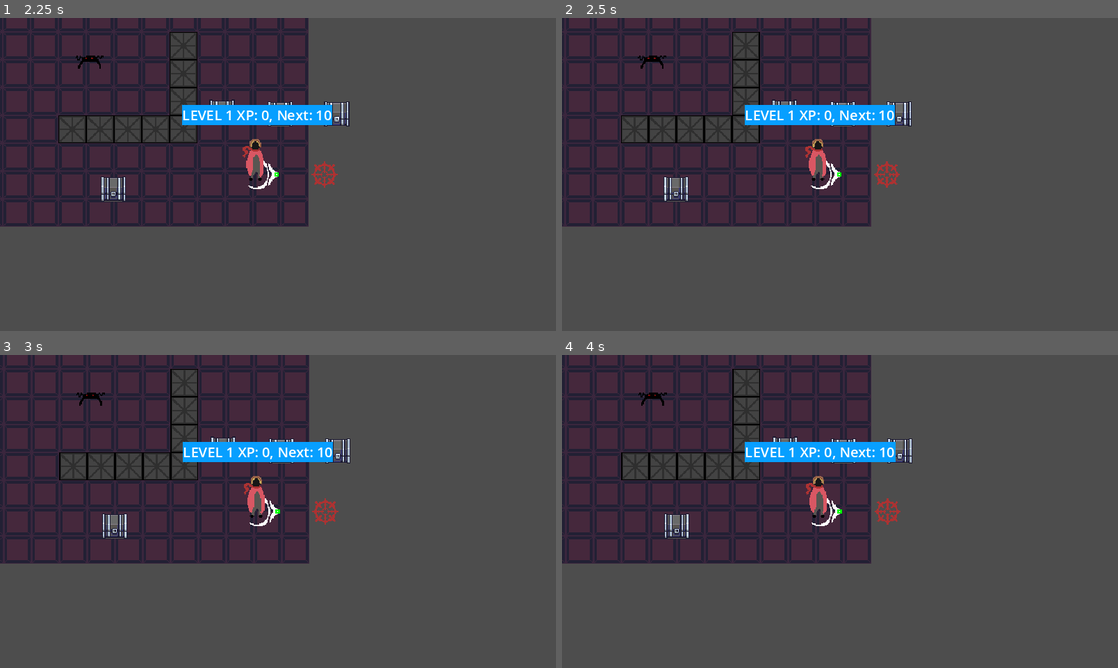
Above: before the commit, frames 1-4 (two rows, left to right).
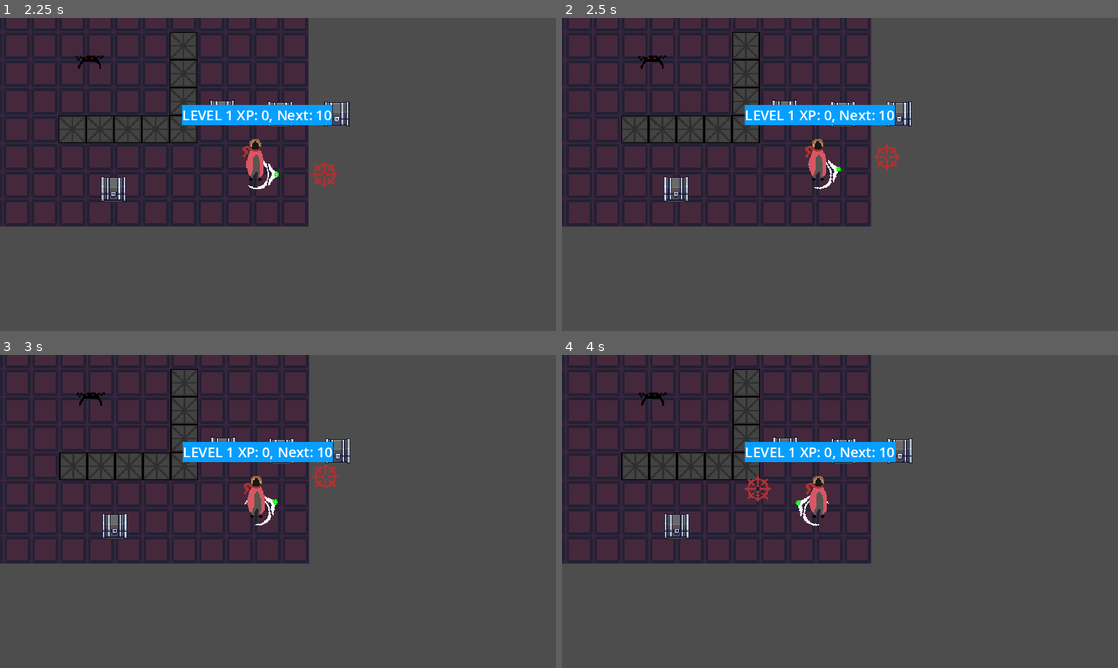
Above: after the commit, the same moments.

Repository: ArmanAmeri/9-Days-To-Live
Game: Godot game, scene res://Scenes/Main/scene_manager.tscn
Two runs of this game, one before a commit and one after it. Both use one fixed random seed, a clock stepped at 60 frames per second and the inputs below.
Inputs (mouse positions are in pixels of both pictures, inside the frame that each line leads up to):
- Up to frame 1 (2.25 s): tap Enter at 0.5 s; move the mouse to (400, 158) at 0.52 s; hold A (a) 0.53-1.28 s; tap D (d) at 0.8, 1.35 s; move the mouse to (166, 190) at 1.27 s; tap E (e) at 1.55 s; move the mouse to (333, 105) at 2.02 s; hold E (e) from 2.03 s (still down)
- Up to frame 2 (2.5 s): keep holding E (e); tap I (i) at 2.3 s
- Up to frame 3 (3 s): move the mouse to (250, 574) at 2.77 s; release E (e) at 2.78 s; tap I (i) at 2.85 s
- Up to frame 4 (4 s): tap J (j) at 3.05 s; tap Space (dash) at 3.5 s; move the mouse to (1006, 558) at 3.52 s; hold J (j) from 3.53 s (still down); tap K (k) at 3.8 s

Frame 1 is identical in both runs. In frame 2, 0.3% of the frame differs, in the area x 44-61%, y 40-55%; in frame 3, 0.4%; in frame 4, 0.5%, in the area x 32-61%, y 38-55%.
Error after the commit: Invalid call. Nonexistent function 'get_screen_to_global' in base 'Camera2D'. (res://Scripts/Player/target_arrow.gd:79)

Commit message:
DIDNT fix the arrow going out of screen YET

Diff:
--- a/Scenes/Player/player.tscn
+++ b/Scenes/Player/player.tscn
@@ -198,3 +198,13 @@
 
 [node name="PhysicalBody" type="CollisionShape2D" parent="TargetArrow"]
 shape = SubResource("CircleShape2D_pooj8")
+
+[node name="Camera2D" type="Camera2D" parent="."]
+position_smoothing_enabled = true
+position_smoothing_speed = 3.0
+drag_horizontal_enabled = true
+drag_vertical_enabled = true
+drag_left_margin = 0.1
+drag_top_margin = 0.1
+drag_right_margin = 0.1
+drag_bottom_margin = 0.1
--- a/Scenes/World/main.tscn
+++ b/Scenes/World/main.tscn
@@ -93,16 +93,6 @@
 [node name="Player" parent="." instance=ExtResource("4_cosve")]
 position = Vector2(160, 100)
 
-[node name="Camera2D" type="Camera2D" parent="Player"]
-position_smoothing_enabled = true
-position_smoothing_speed = 3.0
-drag_horizontal_enabled = true
-drag_vertical_enabled = true
-drag_left_margin = 0.1
-drag_top_margin = 0.1
-drag_right_margin = 0.1
-drag_bottom_margin = 0.1
-
 [node name="EnemyTest" parent="." instance=ExtResource("5_bs8og")]
 position = Vector2(-92, -30)
 scale = Vector2(1.01253, 1)
--- a/Scripts/Player/target_arrow.gd
+++ b/Scripts/Player/target_arrow.gd
@@ -4,9 +4,12 @@
 @onready var sprite: Sprite2D = $TargetArrowSprite
 @onready var guiding_arrow: Node2D = $"../GuidingArrow"
 @onready var coll: CollisionShape2D = $PhysicalBody
+@onready var camera: Camera2D = $"../Camera2D"
+@onready var player = get_tree().get_first_node_in_group("player")
 
 
 var freeForm: bool = true
+var touchingScreenEdge: bool = true
 var targetPos: Vector2
 var target_cursor_speed: float = 300.0  # Speed in pixels per second
 var lastPos: Vector2
@@ -15,45 +18,45 @@
 	coll.disabled = true
 
 func _process(_delta: float) -> void:
+	print(get_camera_boundaries())
 	var direction: Vector2 = Vector2.ZERO
-	_input("æ")
 	if not freeForm:
 		position = lastPos
 		sprite.visible = false
-		if Input.is_action_pressed("ø"):
+		if Input.is_action_pressed("k"):
 			position = Vector2.ZERO
 			position.y = 25
 			lastPos = position
-		elif Input.is_action_pressed("p"):
+		elif Input.is_action_pressed("i"):
 			position = Vector2.ZERO
 			position.y = -25
 			lastPos = position
-		elif Input.is_action_pressed("l"):
+		elif Input.is_action_pressed("j"):
 			position = Vector2.ZERO
 			position.x = -25
 			lastPos = position
-		elif Input.is_action_pressed("æ"):
+		elif Input.is_action_pressed("l"):
 			position = Vector2.ZERO
 			position.x = 25
 			lastPos = position
 
-		if Input.is_action_pressed("ø") and Input.is_action_pressed("æ"):
+		if Input.is_action_pressed("k") and Input.is_action_pressed("l"):
 			position = Vector2(25, 25)
-		elif Input.is_action_pressed("ø") and Input.is_action_pressed("l"):
+		elif Input.is_action_pressed("k") and Input.is_action_pressed("j"):
 			position = Vector2(-25, 25)
-		elif Input.is_action_pressed("p") and Input.is_action_pressed("æ"):
+		elif Input.is_action_pressed("i") and Input.is_action_pressed("l"):
 			position = Vector2(25, -25)
-		elif Input.is_action_pressed("p") and Input.is_action_pressed("l"):
+		elif Input.is_action_pressed("i") and Input.is_action_pressed("j"):
 			position = Vector2(-25, -25)
 
 	else:
-		if Input.is_action_pressed("p"):
+		if Input.is_action_pressed("i"):
 			direction.y -= 1
+		if Input.is_action_pressed("j"):
+			direction.x -= 1
+		if Input.is_action_pressed("k"):
+			direction.y += 1
 		if Input.is_action_pressed("l"):
-			direction.x -= 1
-		if Input.is_action_pressed("ø"):
-			direction.y += 1
-		if Input.is_action_pressed("æ"):
 			direction.x += 1
 
 	print("target: ", targetPos)
@@ -68,10 +71,17 @@
 	# Move the character
 	move_and_slide()
 
-
-func _input(event):
-	if event is InputEventKey:
-		if event.as_text() == "Ø":
-			print("Ø key pressed")
-		elif event.as_text() == "Æ":
-			print("Æ key pressed")
+func get_camera_boundaries():
+	var viewport_rect = get_viewport_rect()
+	var camera = get_viewport().get_camera_2d()
+	var camera_position = camera.global_position
+	# Calculate world boundaries
+	var top_left = camera.get_screen_to_global(Vector2.ZERO)
+	var bottom_right = camera.get_screen_to_global(viewport_rect.size)
+	print("Camera boundaries: ", top_left, " to ", bottom_right)
+	return {
+		"top": top_left.y,
+		"left": top_left.x,
+		"bottom": bottom_right.y,
+		"right": bottom_right.x
+	}
